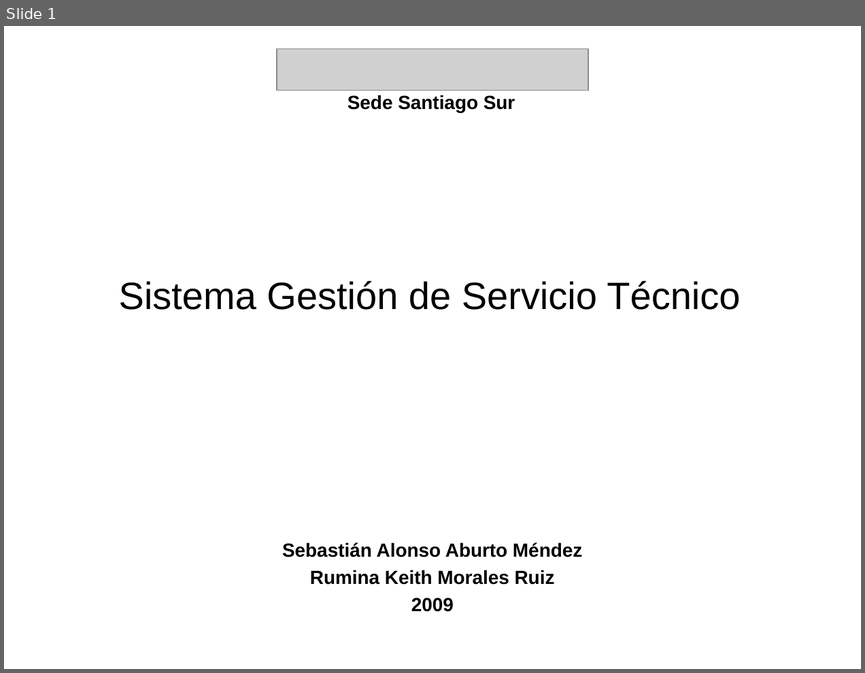
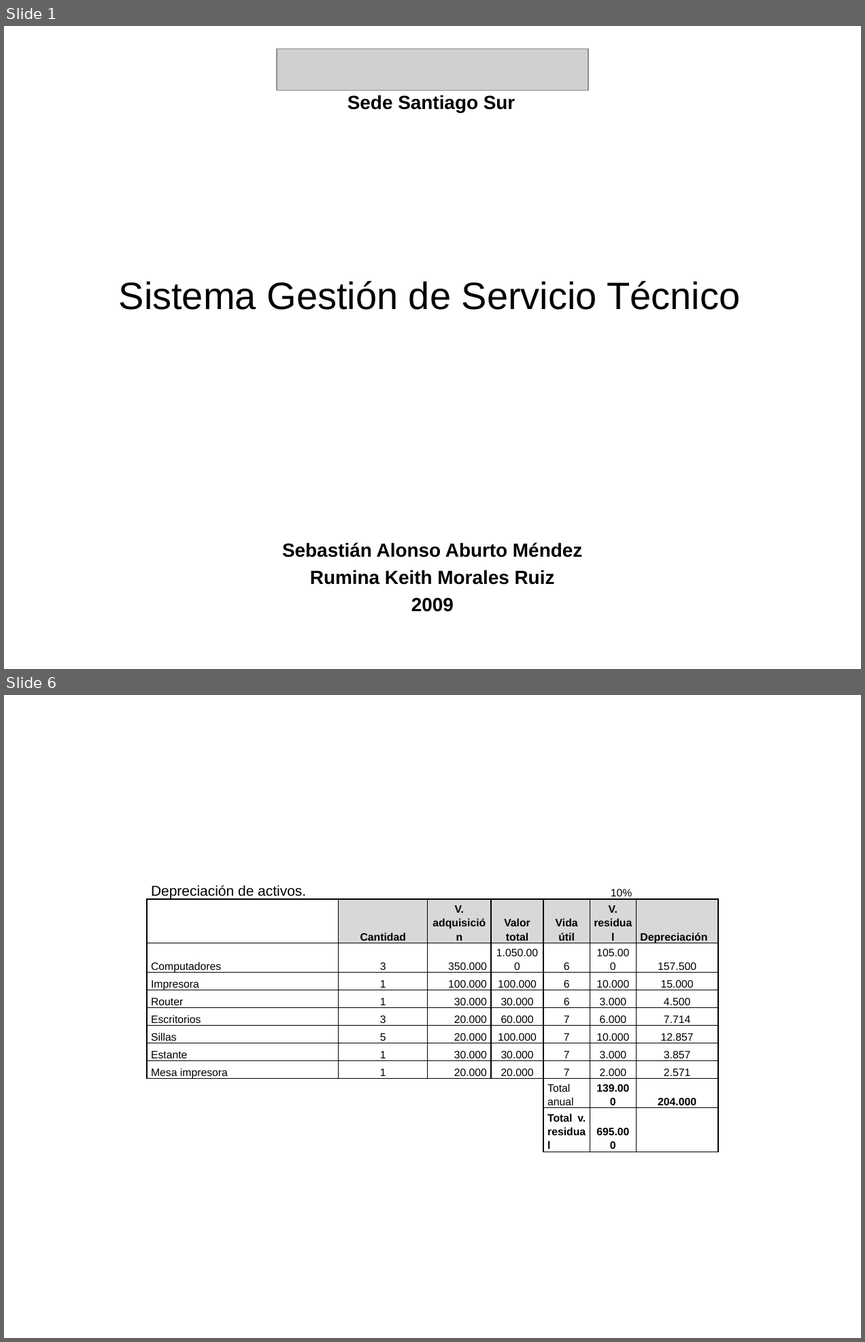
Before and after one commit to saburto/sigset, a slide deck: sigset/documentos/Documentos finales/PresentacionFlujocaja.pptx. Shown one above the other, each under a label of ours: slide 1 before the commit, slides 1 and 6 after it; the slides between them are not shown. The pictures are 865x673 and 865x1342 pixels, drawn with LibreOffice and Linux fonts; fonts in the diff are those of the drawing; grey boxes stand for pictures; background and template pictures are left out. Boxes give left, top, right and bottom in pixels: in the first picture for what was removed or moved away, otherwise in the second. Text is boxed around its words. In the diff, an @@ line names an element or a change of style, - is before the commit and + after.

```diff
--- a/sigset/documentos/Documentos finales/PresentacionFlujocaja.pptx
+++ b/sigset/documentos/Documentos finales/PresentacionFlujocaja.pptx
@@ slide 6 added at bbox=[4, 695, 861, 1338], background picture (left out) @@
@@ table added at bbox=[147, 879, 719, 1153], 11 rows, 7 columns @@
+Depreciación de activos. |  |  |  |  | 10% | 
+ | Cantidad | V. adquisición | Valor total | Vida útil | V. residual | Depreciación
+Computadores | 3 | 350.000 | 1.050.000 | 6 | 105.000 | 157.500
+Impresora | 1 | 100.000 | 100.000 | 6 | 10.000 | 15.000
+Router | 1 | 30.000 | 30.000 | 6 | 3.000 | 4.500
+Escritorios | 3 | 20.000 | 60.000 | 7 | 6.000 | 7.714
+Sillas | 5 | 20.000 | 100.000 | 7 | 10.000 | 12.857
+Estante | 1 | 30.000 | 30.000 | 7 | 3.000 | 3.857
+Mesa impresora | 1 | 20.000 | 20.000 | 7 | 2.000 | 2.571
+ |  |  |  | Total anual | 139.000 | 204.000
+ |  |  |  | Total v. residual | 695.000 | 
```
Also in this commit, not shown: 6 other slides added, 1 slide removed, 1 other file.
